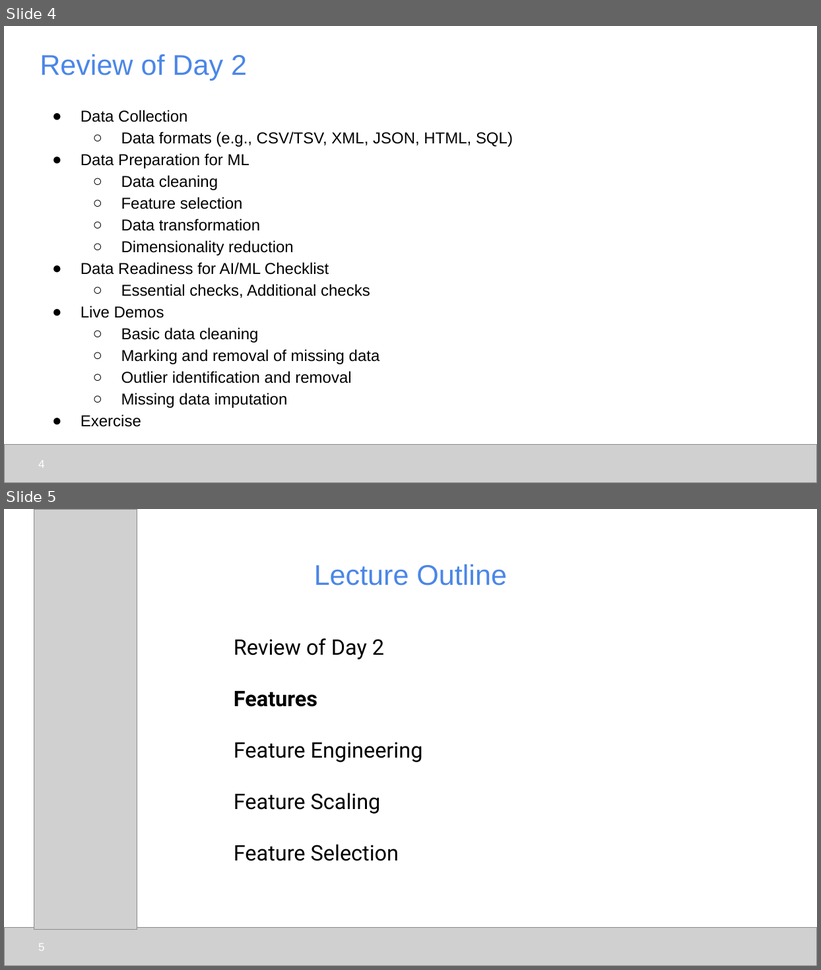
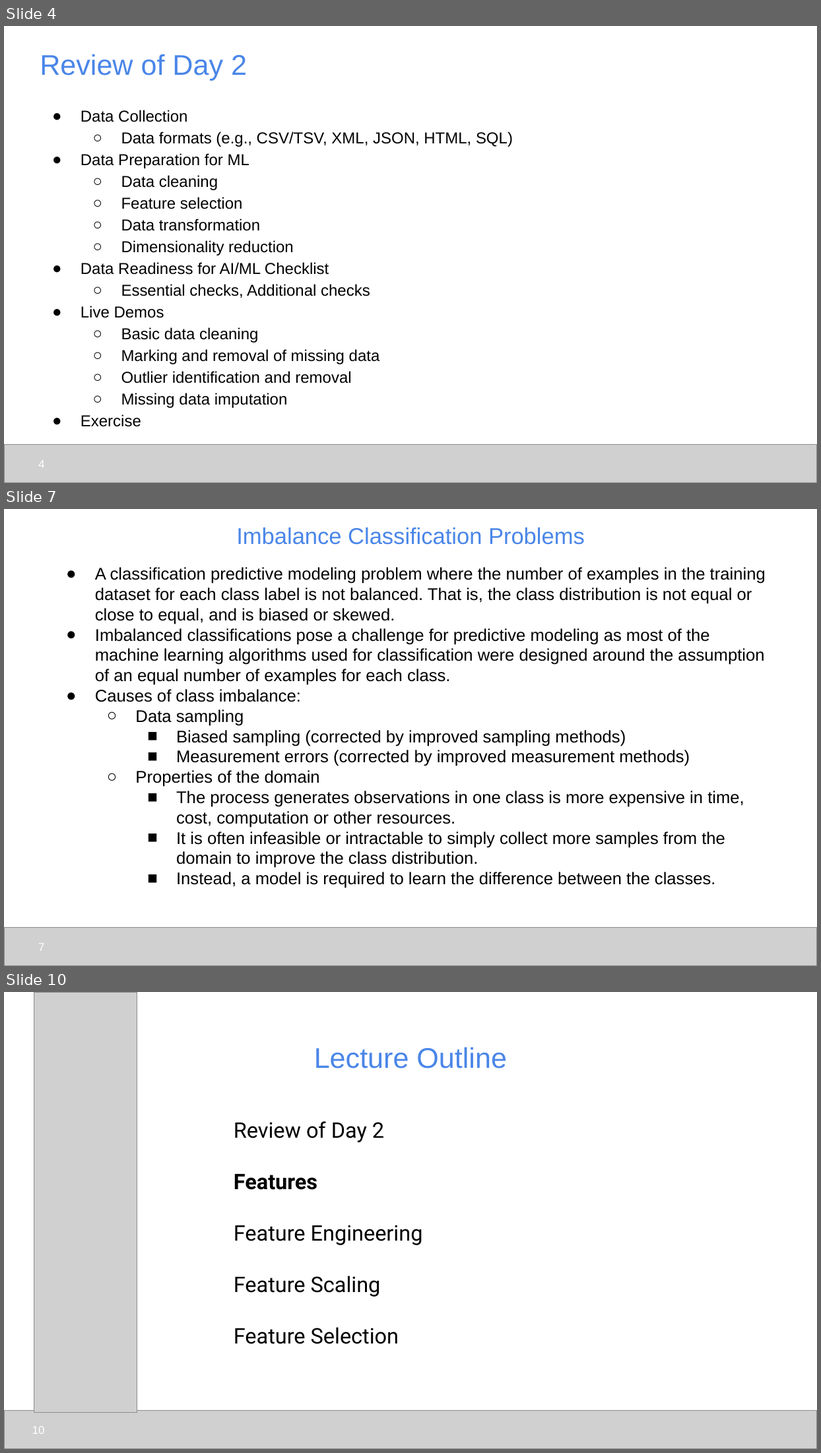
Before and after one commit to udel-cbcb/al_ml_workshop, a slide deck: Day_3/Lectures/Day_3_Lecture_Feature_Engineering_Scaling_Selection.pptx. Shown one above the other, each under a label of ours: slides 4 and 5 before the commit, slides 4, 7 and 10 after it; the slides between them are not shown. The pictures are 821x970 and 821x1453 pixels, drawn with LibreOffice and Linux fonts; fonts in the diff are those of the drawing; grey boxes stand for pictures. Boxes give left, top, right and bottom in pixels: in the first picture for what was removed or moved away, otherwise in the second. Text is boxed around its words. In the diff, an @@ line names an element or a change of style, - is before the commit and + after.

```diff
--- a/Day_3/Lectures/Day_3_Lecture_Feature_Engineering_Scaling_Selection.pptx
+++ b/Day_3/Lectures/Day_3_Lecture_Feature_Engineering_Scaling_Selection.pptx
@@ slide 7 added at [4, 509, 817, 966], background #FFFFFF @@
@@ title added at [236, 527, 585, 545], 20.2 pt, text #4A86E8 @@
+Imbalance Classification Problems
@@ text added at [95, 567, 766, 889], 15 pt, text #000000 @@
+● A classification predictive modeling problem where the number of examples in the training dataset for each class label is not balanced. That is, the class distribution is not equal or close to equal, and is biased or skewed.
+● Imbalanced classifications pose a challenge for predictive modeling as most of the machine learning algorithms used for classification were designed around the assumption of an equal number of examples for each class.
+● Causes of class imbalance:
+  ○ Data sampling
+    ■ Biased sampling (corrected by improved sampling methods)
+    ■ Measurement errors (corrected by improved measurement methods)
+  ○ Properties of the domain
+    ■ The process generates observations in one class is more expensive in time, cost, computation or other resources.
+    ■ It is often infeasible or intractable to simply collect more samples from the domain to improve the class distribution.
+    ■ Instead, a model is required to learn the difference between the classes.
@@ picture added at [4, 927, 817, 966] @@
@@ page number added at [38, 944, 45, 951], 10 pt, text #FFFFFF @@
+7
@@ what was slide 5 is now slide 10 @@
@@ page number at [32, 1426, 45, 1434]: text changed @@
-5
+10
```
Also in this commit, not shown: 1 slide changed, 4 other slides added, 1 slide removed, 14 other files.
